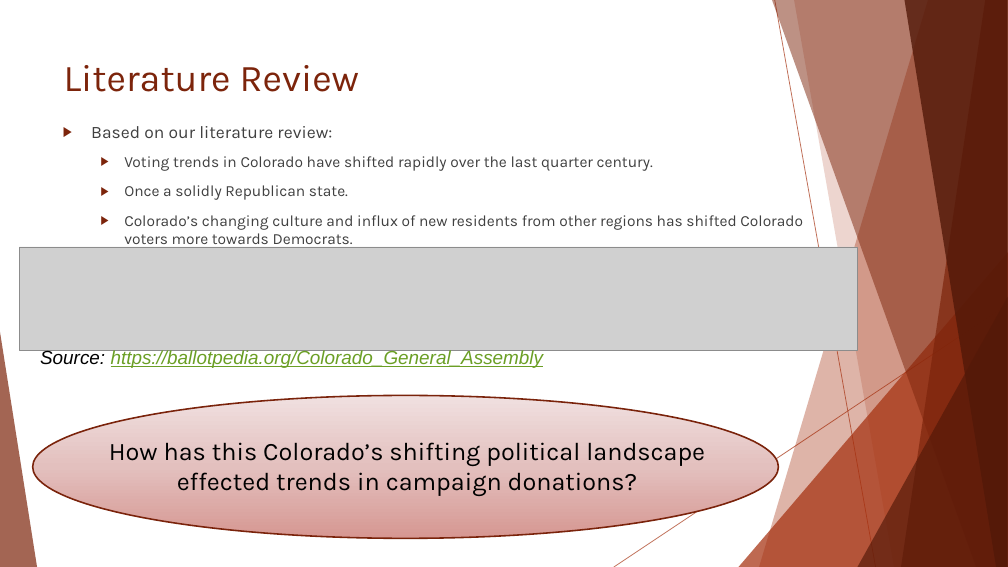
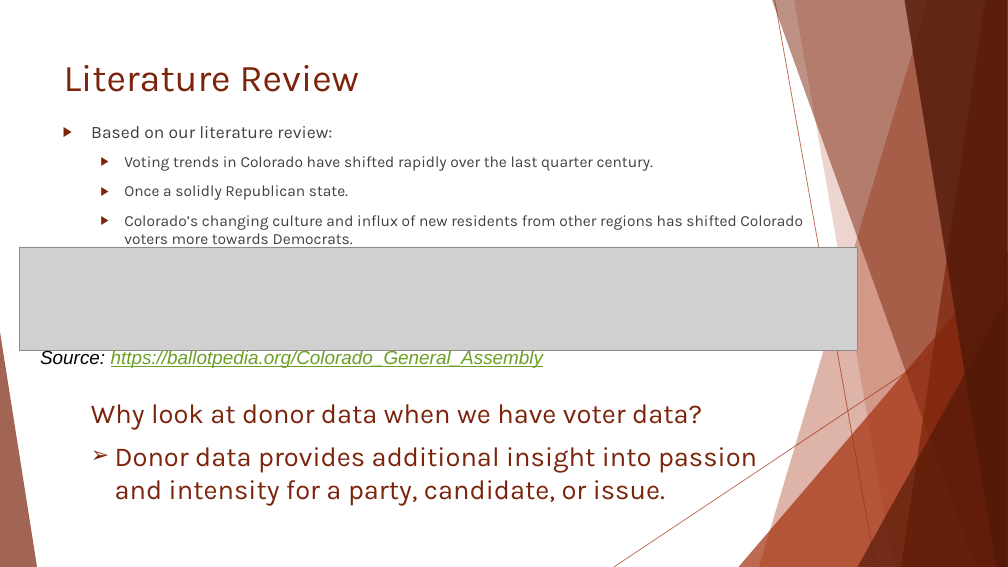
Before and after one commit to dslachar/analysis_of_crp_data, a slide deck: slide 3 of project_presention.pptx. Drawn at 1008x567 pixels with LibreOffice and Linux fonts; fonts in the diff are those of the drawing; grey boxes stand for pictures. Boxes give left, top, right and bottom in pixels: in the first picture for what was removed or moved away, otherwise in the second. Text is boxed around its words. In the diff, an @@ line names an element or a change of style, - is before the commit and + after.

```diff
--- a/project_presention.pptx
+++ b/project_presention.pptx
@@ ellipse removed at (x1=33, y1=395, x2=778, y2=538) @@
@@ text added at (x1=91, y1=404, x2=757, y2=506), 26 pt, text #7C240B @@
+  Why look at donor data when we have voter data?
+  ➢ Donor data provides additional insight into passion and intensity for a party, candidate, or issue.
@@ text removed at (x1=109, y1=442, x2=705, y2=496) @@
-How has this Colorado’s shifting political landscape effected trends in campaign donations?
```
Also in this commit, not shown: 2 other slides changed, 1 slide added, 2 slides removed.
